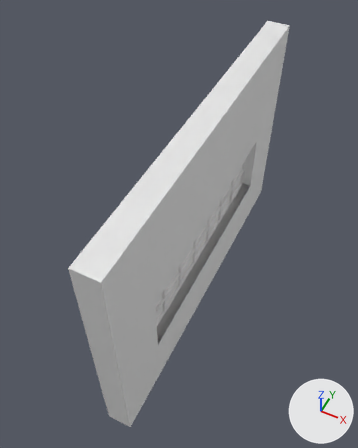
One commit to the FBX model Content/Data/RootModelisationFiles/FBX/KitArchiFBX/Usine/Mur_UsineEtageVitreInterieur.fbx: the scene before it, then after it.
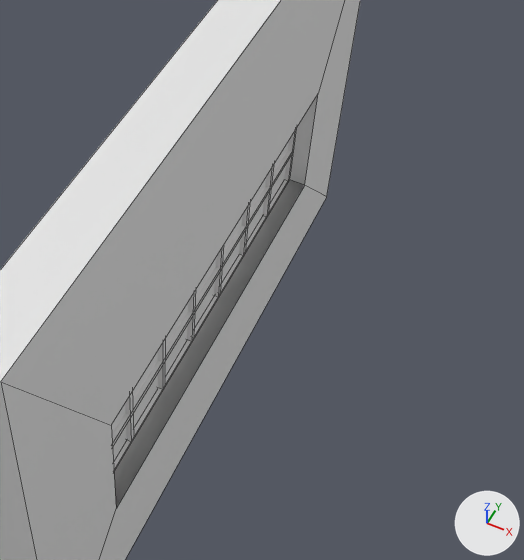
Each version appears first whole from a camera (50 mm lens) standing at (1.98, -2.23, 8.1) and looking at (-0.49, 2.73, 1.9), and next in a close-up on the part from 28% to 100% of the width and 21% to 83% of the height. The axes (+X, +Y, +Z) are drawn at lower right. The lights are the same throughout. The close-ups show mesh edges as thin lines. Materials are left out; every surface is plain grey. Where no turn or scale is listed for an object, it has been applied to the vertices.

In view in the first close-up: 'Mur_UsineEtageVitreInterieur'.
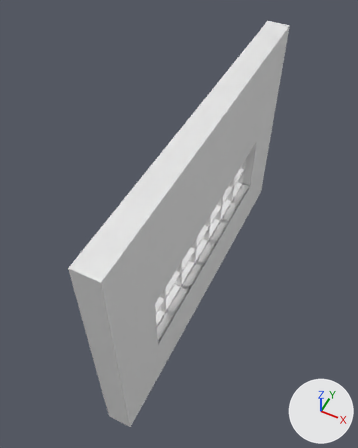
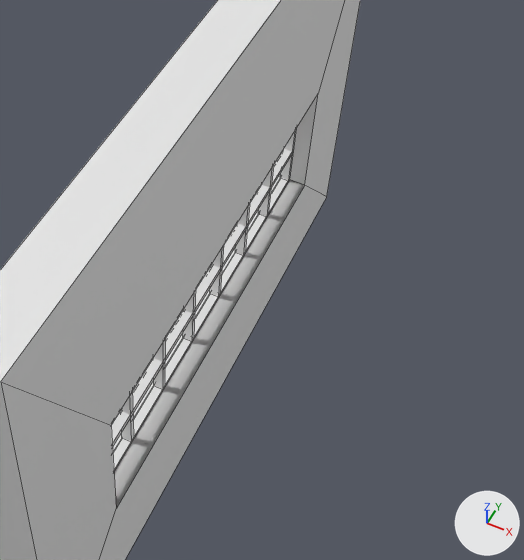
Pixel boxes [x1, y1, x2, y2] of what changed, in the close-ups (524 x 560 px):
part 1 of me_mesh, deleted
    before: [111, 141, 289, 461]

What the commit changed:
me_mesh has 116 vertices, 65 faces and spans x -0.4..0.0, y 0.0..6.0, z 0.0..4.0.
me_mesh is used by ob_mur_usineetagevitreinterieur; location (0.0, 0.0, 0.0).
me_mesh part 1: the loose piece of 4 vertices spanning x -0.21, y 1.0..5.0, z 1.05..2.2 is deleted.
